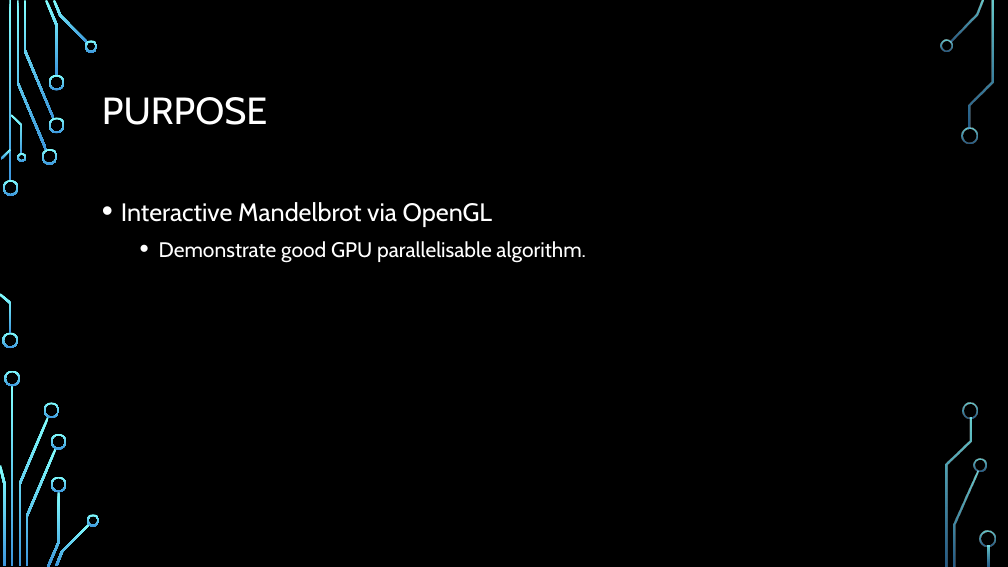
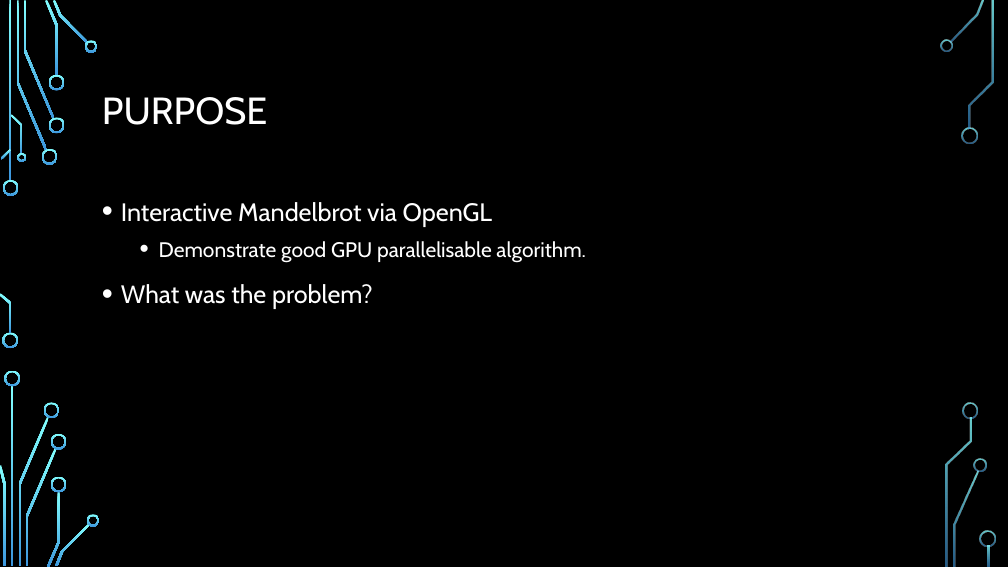
Before and after one commit to Shorte240/DSaA-Submission, a slide deck: slide 3 of CMP202 Assessment.pptx. Drawn at 1008x567 pixels with LibreOffice and Linux fonts; fonts in the diff are those of the drawing; background and template pictures are left out. Boxes give left, top, right and bottom in pixels: in the first picture for what was removed or moved away, otherwise in the second. Text is boxed around its words. In the diff, an @@ line names an element or a change of style, - is before the commit and + after.

```diff
--- a/CMP202 Assessment.pptx
+++ b/CMP202 Assessment.pptx
@@ text at bbox=[121, 284, 373, 309]: paragraph added @@
+• What was the problem?
```
Also in this commit, not shown: 5 other slides changed, 1 slide added, 1 slide removed, 5 other files.
